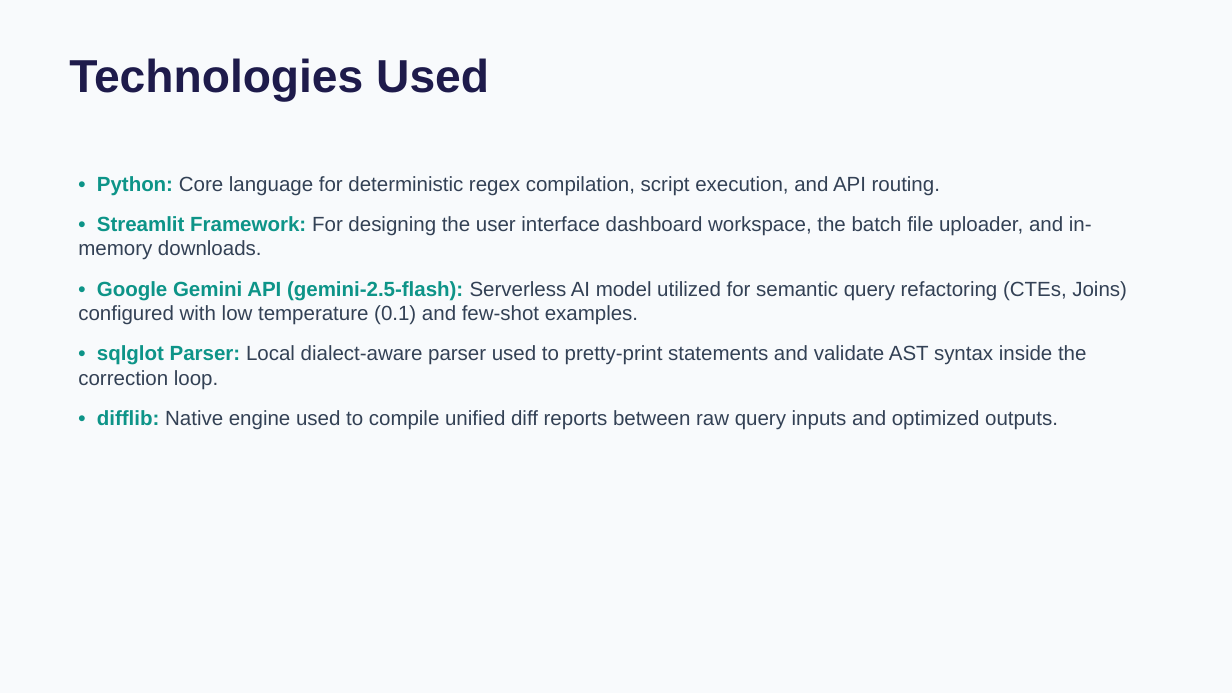
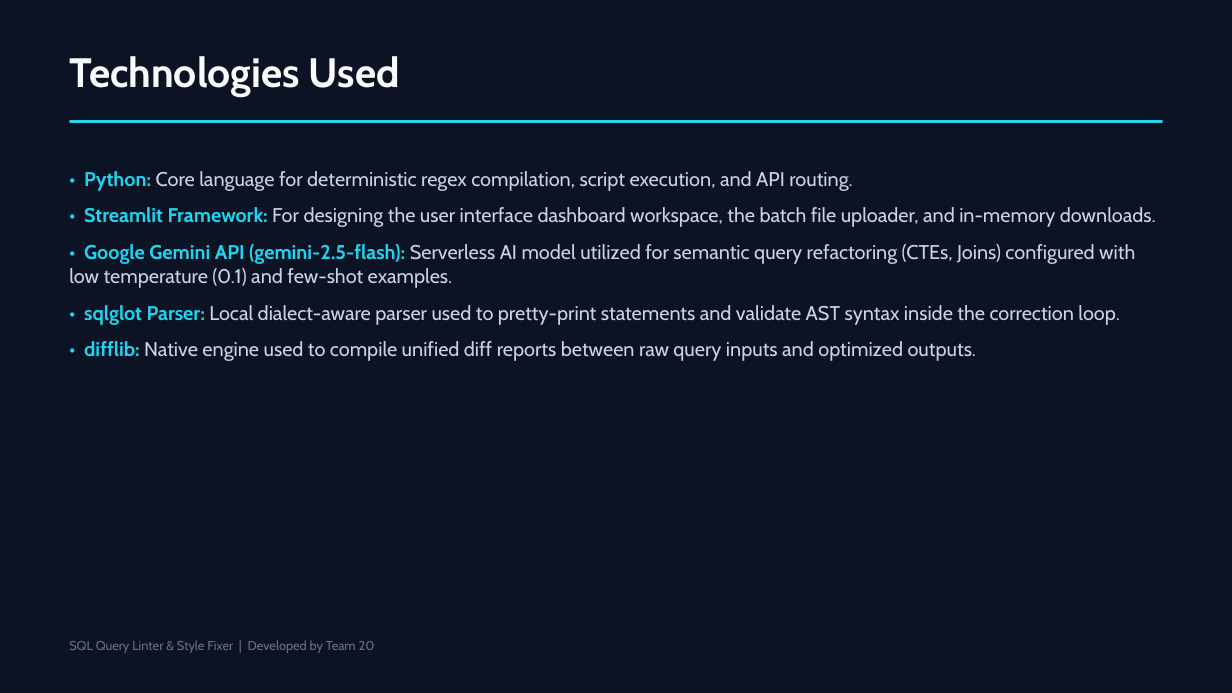
Before and after one commit to bharathpyla/sql-query-linter-style-fixer, a slide deck: slide 4 of Presentation.pptx. Drawn at 1232x693 pixels with LibreOffice and Linux fonts; fonts in the diff are those of the drawing. Boxes give left, top, right and bottom in pixels: in the first picture for what was removed or moved away, otherwise in the second. Text is boxed around its words. In the diff, an @@ line names an element or a change of style, - is before the commit and + after.

Commit message:
Update presentation Presentation.pptx with modern dark cyber theme

```diff
--- a/Presentation.pptx
+++ b/Presentation.pptx
@@ background #F8FAFC to #0B1324 @@
@@ text "Technologies Used" at [69,56,400,97]: size 36 to 32 pt, font Arial to Cabin, text colour #1E1B4B to #F8FAFC @@
@@ rectangle added at [69,120,1163,123], fill #22D3EE @@
@@ text "• Python: Core language for ..." at [69,171,1156,361]: size 16 to 15.5 pt, font Arial to Cabin; text colour #0D9488 to #22D3EE in "• Python:", "• Streamlit Framework:", "• Google Gemini API (gemini-2.5-flash):", "• sqlglot Parser:" and 1 more places; text colour #334155 to #CBD5E1 in "Core language for deterministic regex compilation, script ...", "For designing the user interface dashboard workspace, ...", "Serverless AI model utilized for semantic query ...", "Local dialect-aware parser used to pretty-print statements ..." and 1 more places; less space between paragraphs @@
@@ text added at [69,640,375,653], 10 pt, text #64748B @@
+SQL Query Linter & Style Fixer | Developed by Team 20
```
Also in this commit, not shown: 7 other slides changed.
